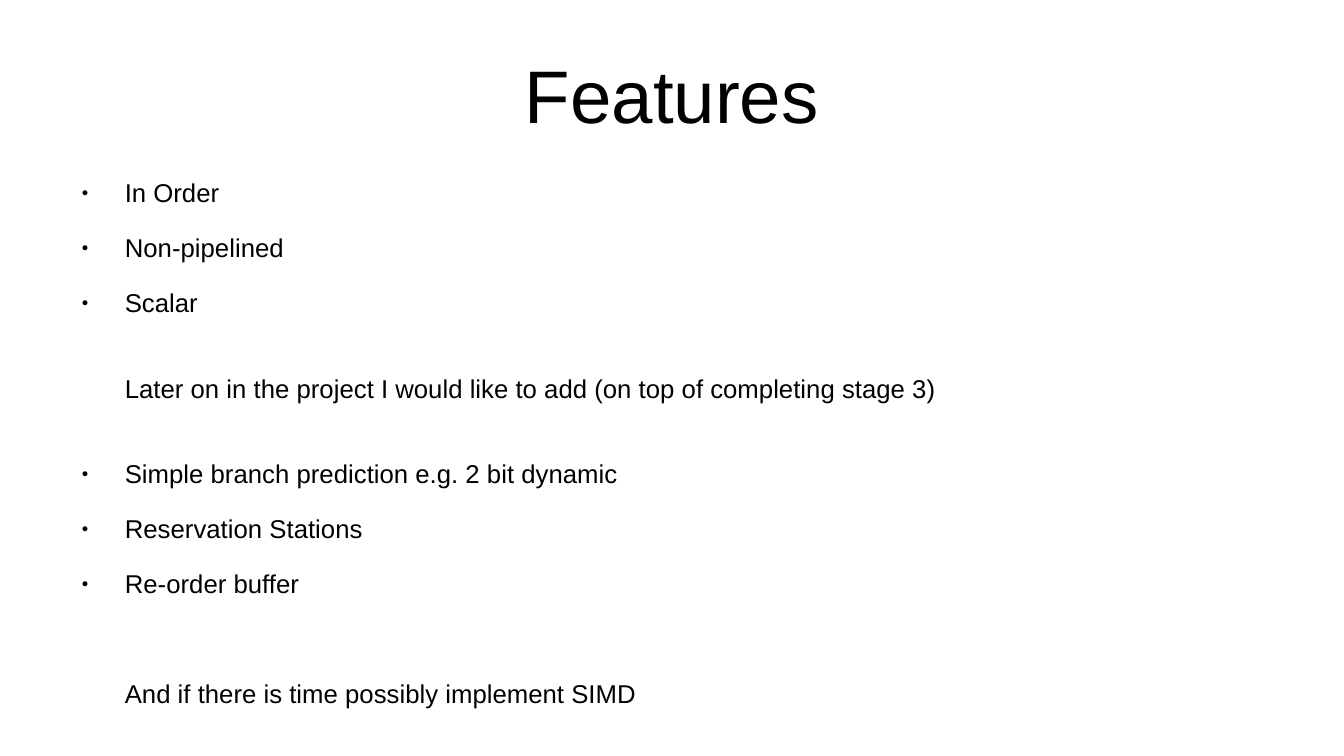
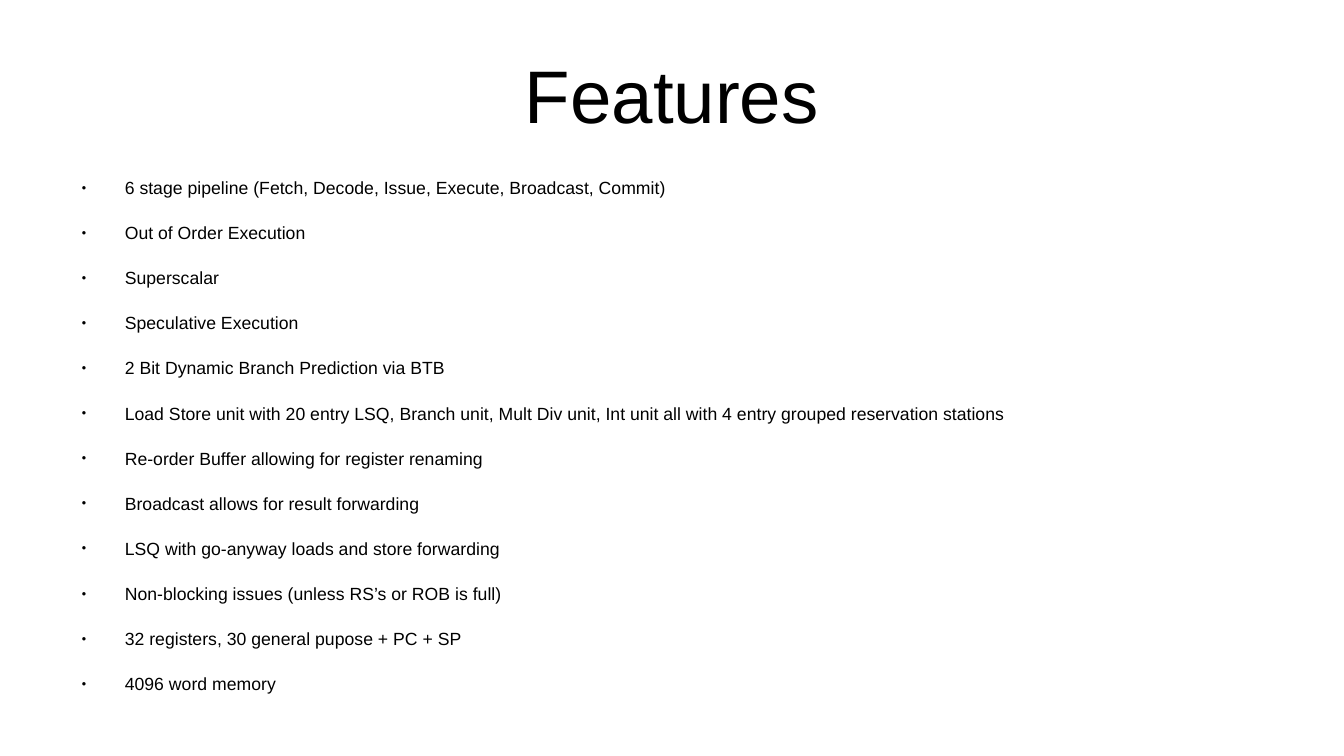
Before and after one commit to dANW34V3R/ACA, a slide deck: slide 3 of slides/slides.odp (slide 4 before the commit). Drawn at 1344x756 pixels with LibreOffice and Linux fonts; fonts in the diff are those of the drawing. Boxes give left, top, right and bottom in pixels: in the first picture for what was removed or moved away, otherwise in the second. Text is boxed around its words. In the diff, an @@ line names an element or a change of style, - is before the commit and + after.

```diff
--- a/slides/slides.odp
+++ b/slides/slides.odp
@@ text at (x1=125, y1=181, x2=1004, y2=694): text changed; size 15.2 to 10.4 pt @@
-● In Order
-● Non-pipelined
-● Scalar
-Later on in the project I would like to add (on top of completing stage 3)
-● Simple branch prediction e.g. 2 bit dynamic
-● Reservation Stations
-● Re-order buffer
-And if there is time possibly implement SIMD
+● 6 stage pipeline (Fetch, Decode, Issue, Execute, Broadcast, Commit)
+● Out of Order Execution
+● Superscalar
+● Speculative Execution
+● 2 Bit Dynamic Branch Prediction via BTB
+● Load Store unit with 20 entry LSQ, Branch unit, Mult Div unit, Int unit all with 4 entry grouped reservation stations
+● Re-order Buffer allowing for register renaming
+● Broadcast allows for result forwarding
+● LSQ with go-anyway loads and store forwarding
+● Non-blocking issues (unless RS’s or ROB is full)
+● 32 registers, 30 general pupose + PC + SP
+● 4096 word memory
```
Also in this commit, not shown: 4 slides added, 1 slide removed, 47 other files.
